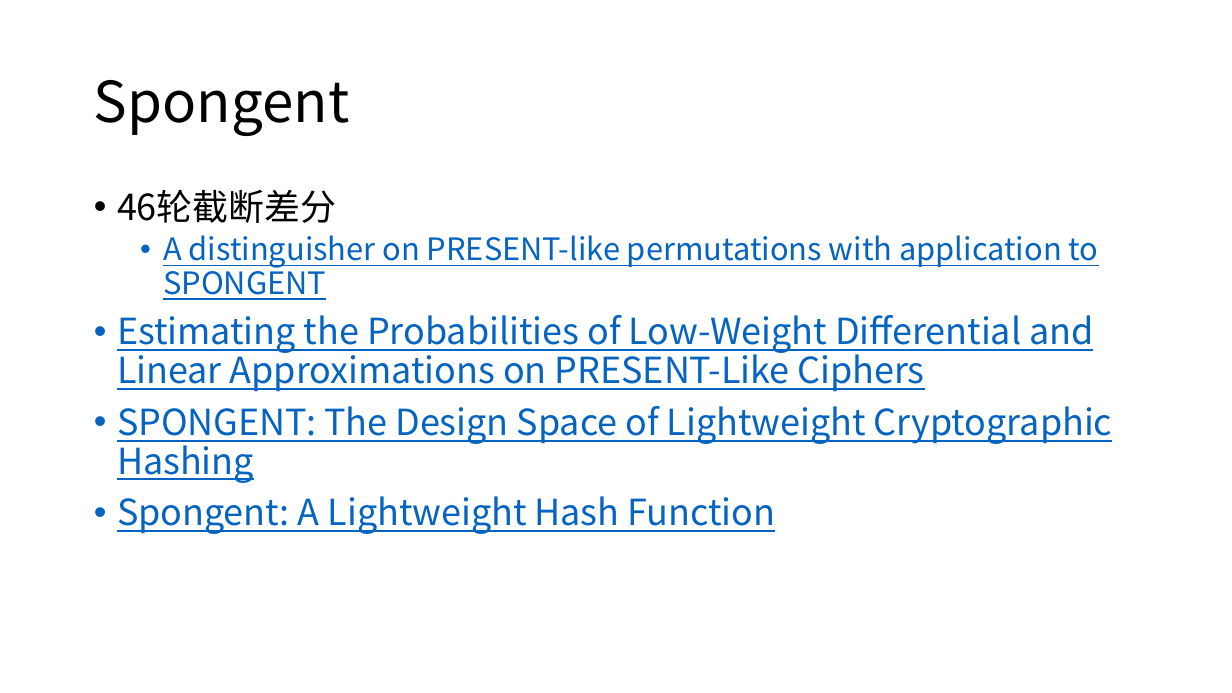
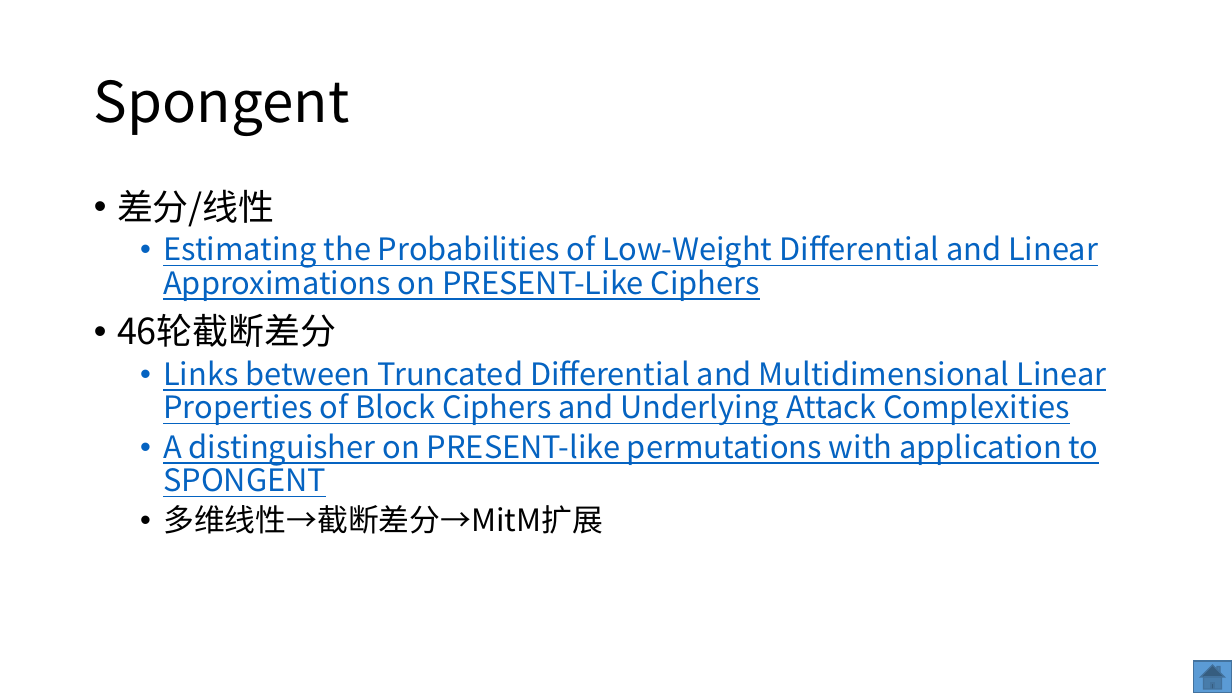
Before and after one commit to dtykira/LWC_finalists, a slide deck: slide 37 of round3.pptx (slide 43 before the commit). Drawn at 1232x693 pixels with LibreOffice and Linux fonts; fonts in the diff are those of the drawing. Boxes give left, top, right and bottom in pixels: in the first picture for what was removed or moved away, otherwise in the second. Text is boxed around its words. In the diff, an @@ line names an element or a change of style, - is before the commit and + after.

Commit message:
spongent, keccak部分更新

```diff
--- a/round3.pptx
+++ b/round3.pptx
@@ text at box(117, 189, 1098, 301): paragraphs added @@
+• 差分/线性
+  • Estimating the Probabilities of Low-Weight Differential and Linear Approximations on PRESENT-Like Ciphers
@@ text at box(163, 360, 1107, 426): paragraph added @@
+  • Links between Truncated Differential and Multidimensional Linear Properties of Block Ciphers and Underlying Attack Complexities
@@ text at box(163, 505, 603, 534): text changed; size 28 to 24 pt; text colour #0563C1 to #000000 @@
-• Estimating the Probabilities of Low-Weight Differential and Linear Approximations on PRESENT-Like Ciphers
-• SPONGENT: The Design Space of Lightweight Cryptographic Hashing
-• Spongent: A Lightweight Hash Function
+  • 多维线性→截断差分→MitM扩展
@@ action button home added at box(1193, 661, 1232, 693), fill #5B9BD5, outline #43739E 1 pt @@
```
Also in this commit, not shown: 24 other slides changed, 6 slides added, 10 slides removed, 3 other files.
